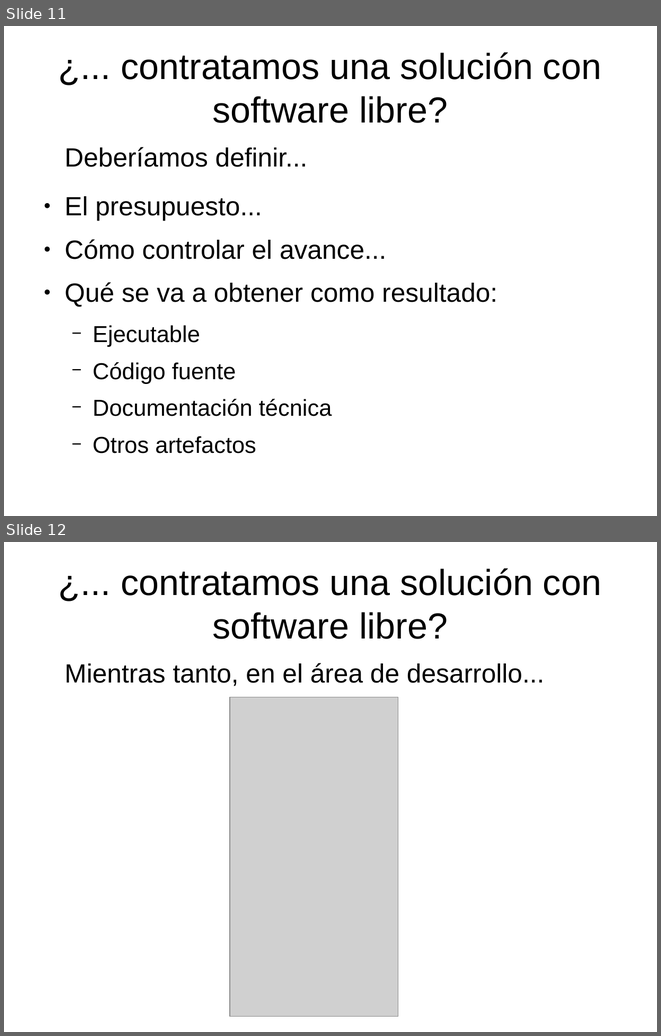
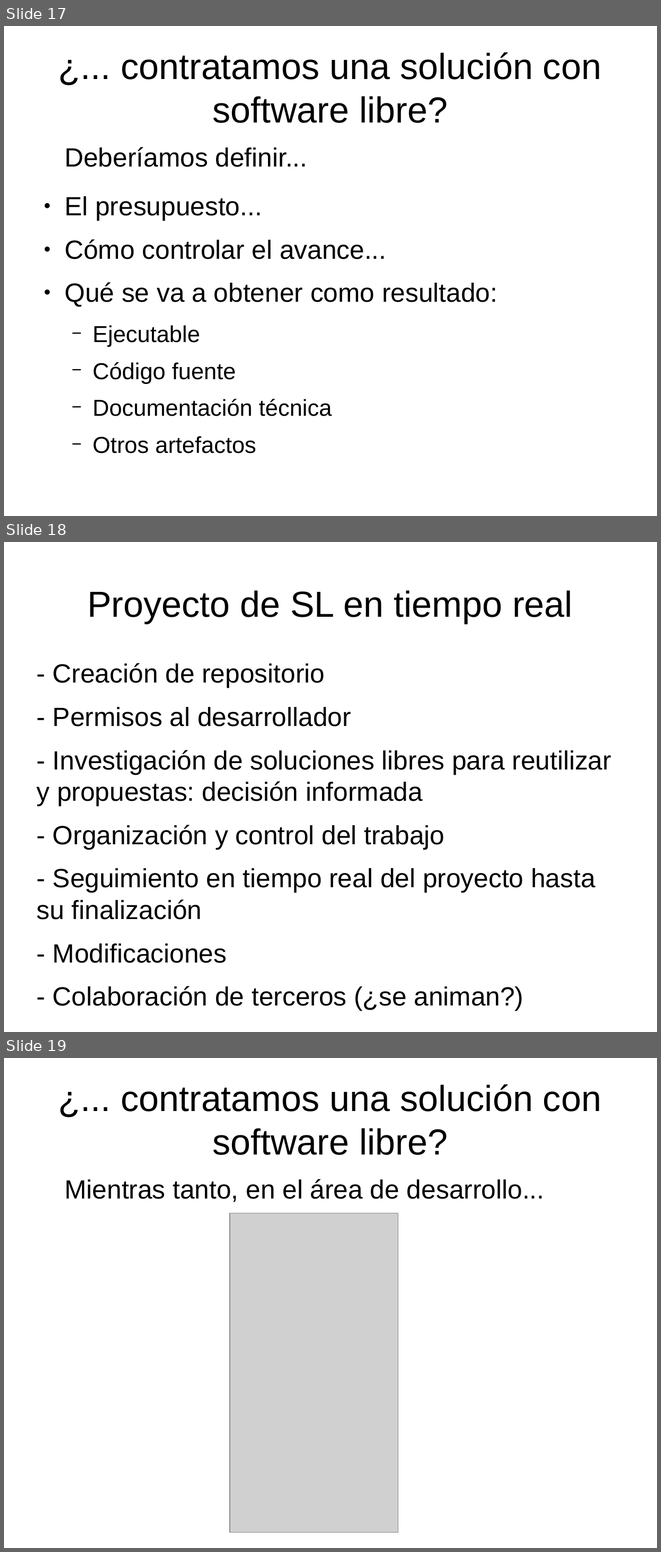
Before and after one commit to opensas/floss-demo, a slide deck: docs/TallerSL.odp. Shown one above the other, each under a label of ours: slides 11 and 12 before the commit, slides 17, 18 and 19 after it. The pictures are 661x1036 and 661x1552 pixels, drawn with LibreOffice and Linux fonts; fonts in the diff are those of the drawing; grey boxes stand for pictures. Boxes give left, top, right and bottom in pixels: in the first picture for what was removed or moved away, otherwise in the second. Text is boxed around its words. In the diff, an @@ line names an element or a change of style, - is before the commit and + after.

```diff
--- a/docs/TallerSL.odp
+++ b/docs/TallerSL.odp
@@ slide 18 added at [4,542,657,1032], background #FFFFFF @@
@@ title added at [87,590,573,623], 44 pt, text #000000 @@
+Proyecto de SL en tiempo real
@@ text added at [37,663,611,1011], 32 pt, text #000000 @@
+- Creación de repositorio
+- Permisos al desarrollador
+- Investigación de soluciones libres para reutilizar y propuestas: decisión informada
+- Organización y control del trabajo
+- Seguimiento en tiempo real del proyecto hasta su finalización
+- Modificaciones
+- Colaboración de terceros (¿se animan?)
@@ what was slide 11 is now slide 17 @@
@@ what was slide 12 is now slide 19 @@
```
Also in this commit, not shown: 7 slides changed, 11 other slides added, 2 other files.
